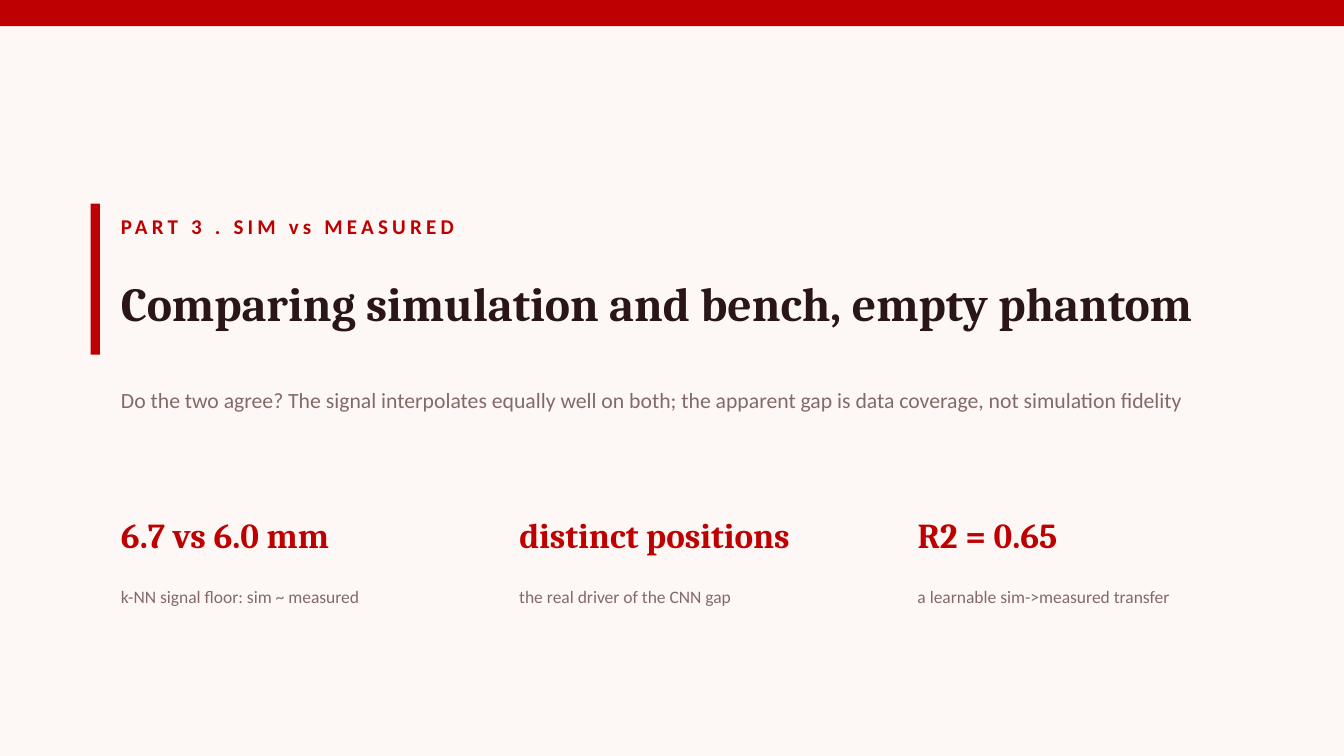
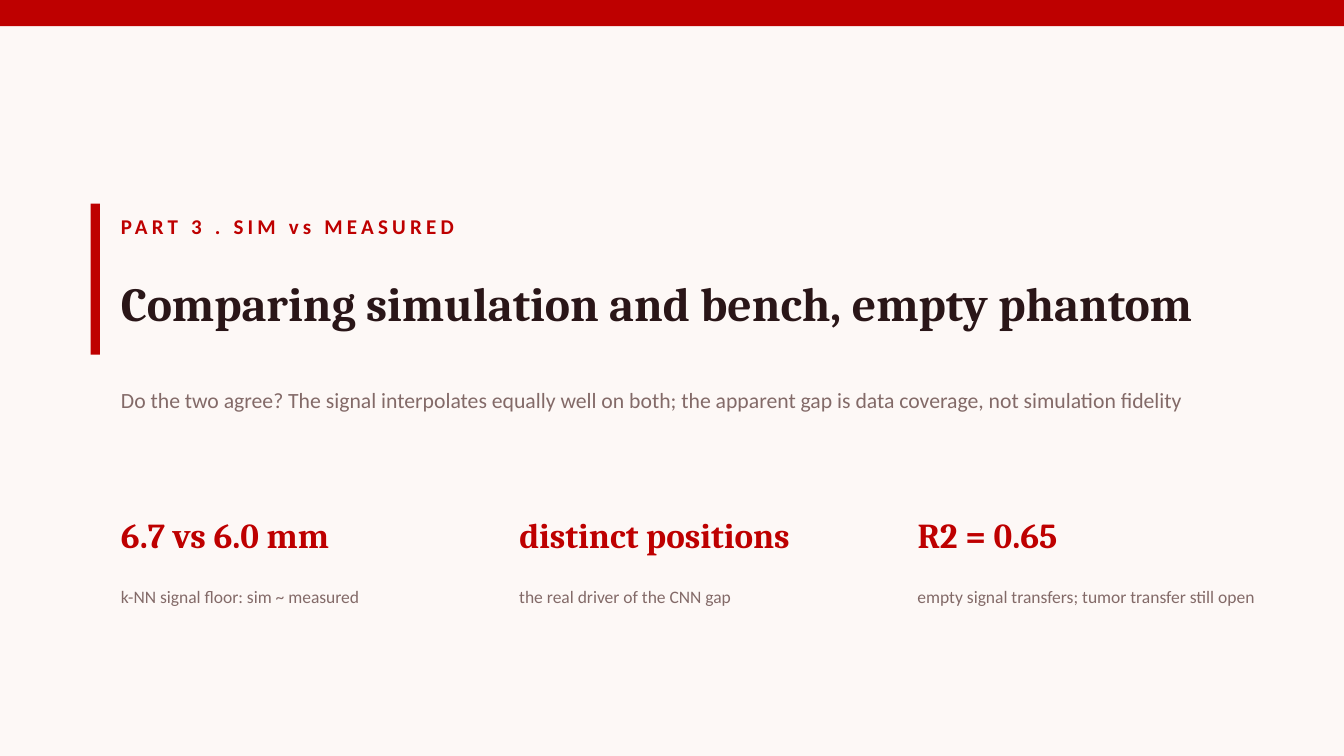
Before and after one commit to pmart1534/microwave-phantom-localization-cnn-mlp, a slide deck: slide 1 of regression_deck/Deck3_Sim_vs_Measured.pptx. Drawn at 1344x756 pixels with LibreOffice and Linux fonts; fonts in the diff are those of the drawing. Boxes give left, top, right and bottom in pixels: in the first picture for what was removed or moved away, otherwise in the second. Text is boxed around its words. In the diff, an @@ line names an element or a change of style, - is before the commit and + after.

```diff
--- a/regression_deck/Deck3_Sim_vs_Measured.pptx
+++ b/regression_deck/Deck3_Sim_vs_Measured.pptx
@@ text at box(917, 591, 1254, 606): text changed @@
-a learnable sim->measured transfer
+empty signal transfers; tumor transfer still open
```
Also in this commit, not shown: 2 other slides changed, 1 slide added, 7 other files.
